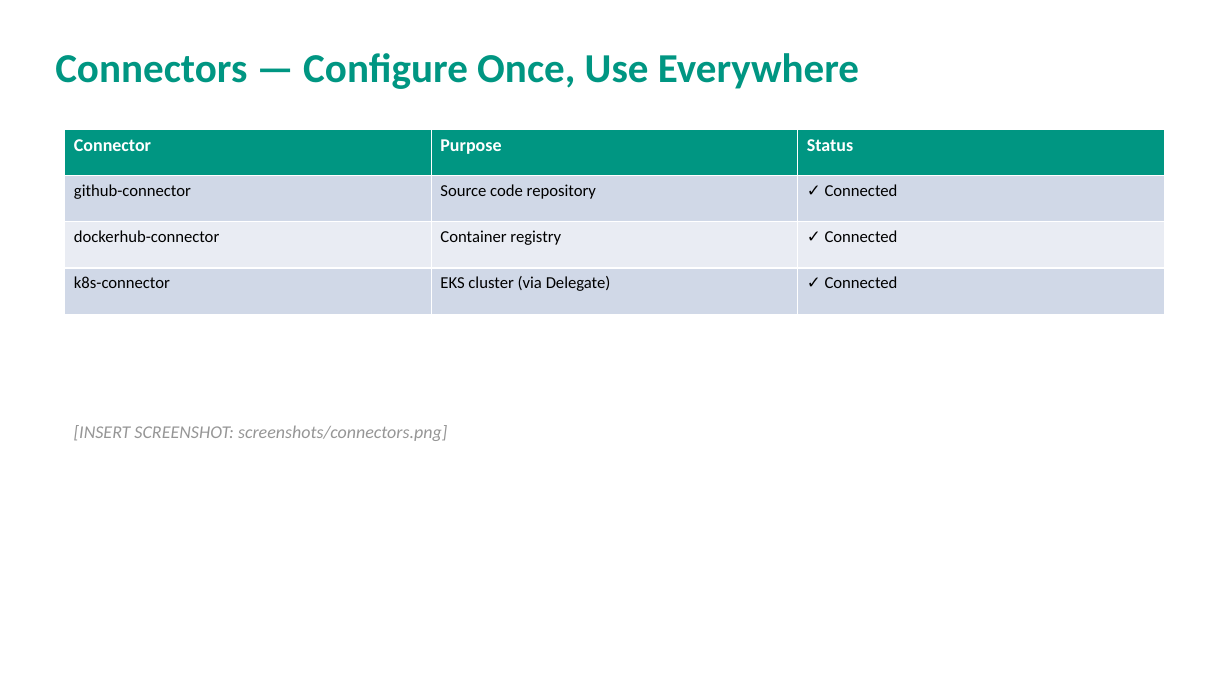
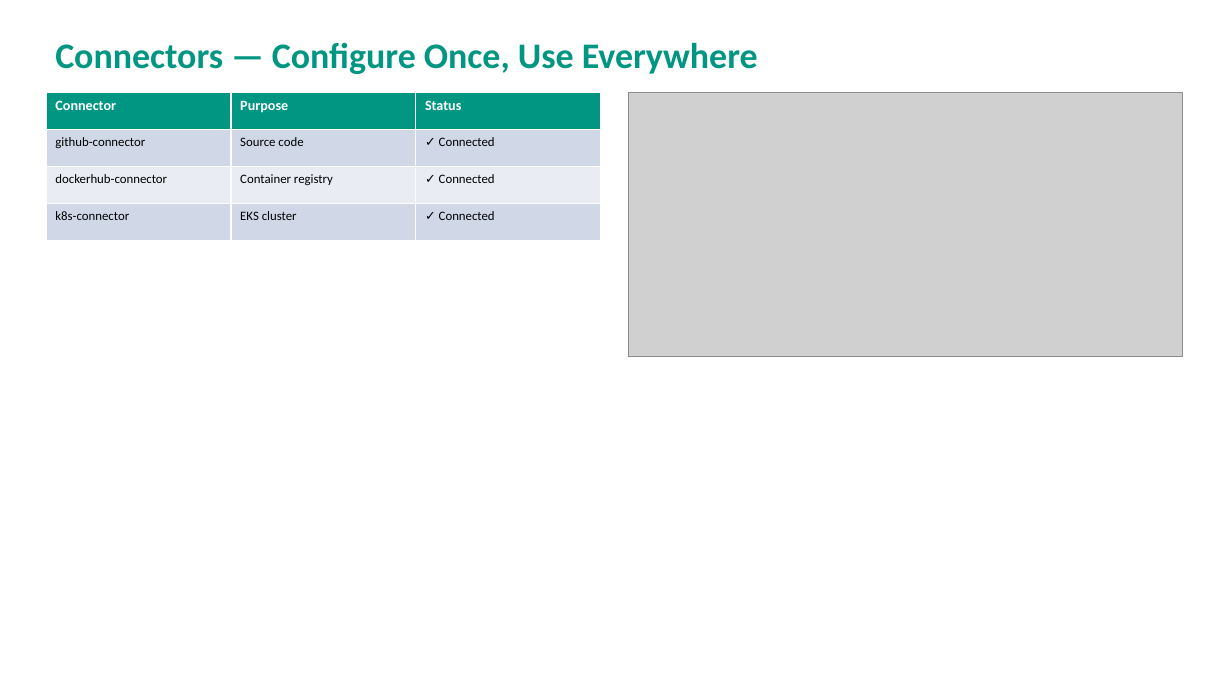
Before and after one commit to aashime/harness-ci-lab, a slide deck: slide 6 of Harness_Lab_Presentation.pptx. Drawn at 1232x693 pixels with LibreOffice and Linux fonts; fonts in the diff are those of the drawing; grey boxes stand for pictures. Boxes give left, top, right and bottom in pixels: in the first picture for what was removed or moved away, otherwise in the second. Text is boxed around its words. In the diff, an @@ line names an element or a change of style, - is before the commit and + after.

Commit message:
Update PowerPoint with embedded screenshots

```diff
--- a/Harness_Lab_Presentation.pptx
+++ b/Harness_Lab_Presentation.pptx
@@ text "Connectors — Configure Once, Use ...": place and size @@
-text "Connectors — Configure Once, Use ..." at [55, 53, 859, 89]
+text "Connectors — Configure Once, Use ..." at [55, 42, 758, 74]
@@ text "Connectors — Configure Once, Use ..." at [55, 42, 758, 74]: size 32 to 28 pt @@
@@ table at [46, 92, 601, 240] @@
-row 2, column 2: Source code repository
+row 2, column 2: Source code
-row 4, column 2: EKS cluster (via Delegate)
+row 4, column 2: EKS cluster
@@ size 14 to 11 pt in "Connector", "Purpose", "Status" @@
@@ size 13 to 10 pt in "github-connector", "✓ Connected", "dockerhub-connector", "Container registry" and 3 more places @@
@@ table: place and size @@
-table at [65, 129, 1165, 314]
+table at [46, 92, 601, 240]
@@ picture added at [628, 92, 1183, 357] @@
@@ text removed at [74, 425, 447, 441] @@
-[INSERT SCREENSHOT: screenshots/connectors.png]
```
Also in this commit, not shown: 5 other slides changed.
